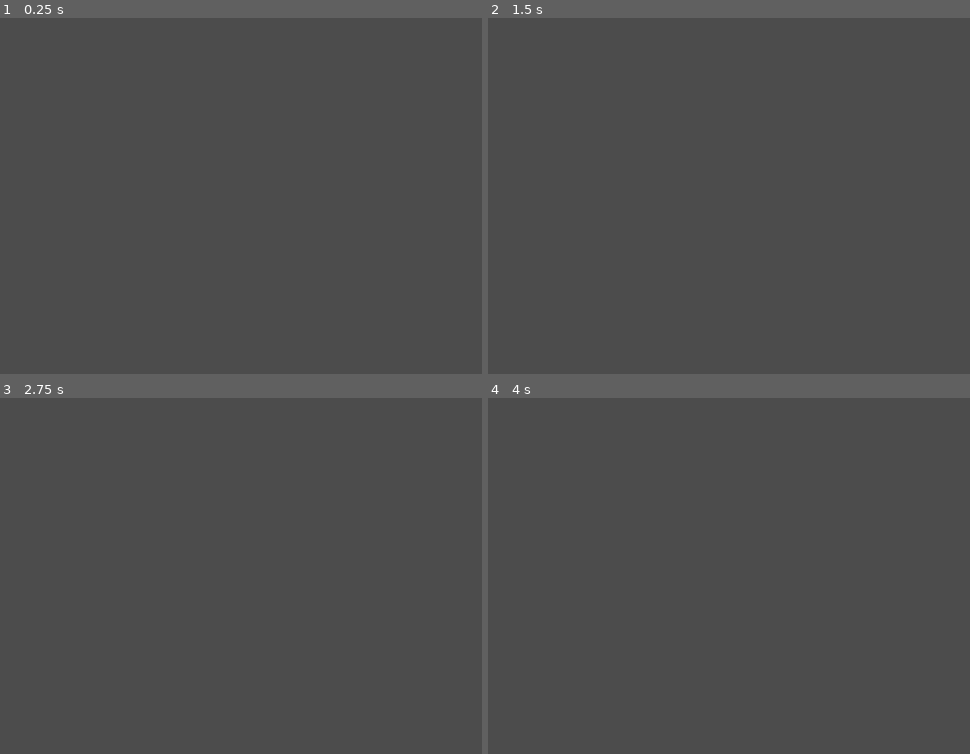
Above: before the commit, frames 1-4 (two rows, left to right).
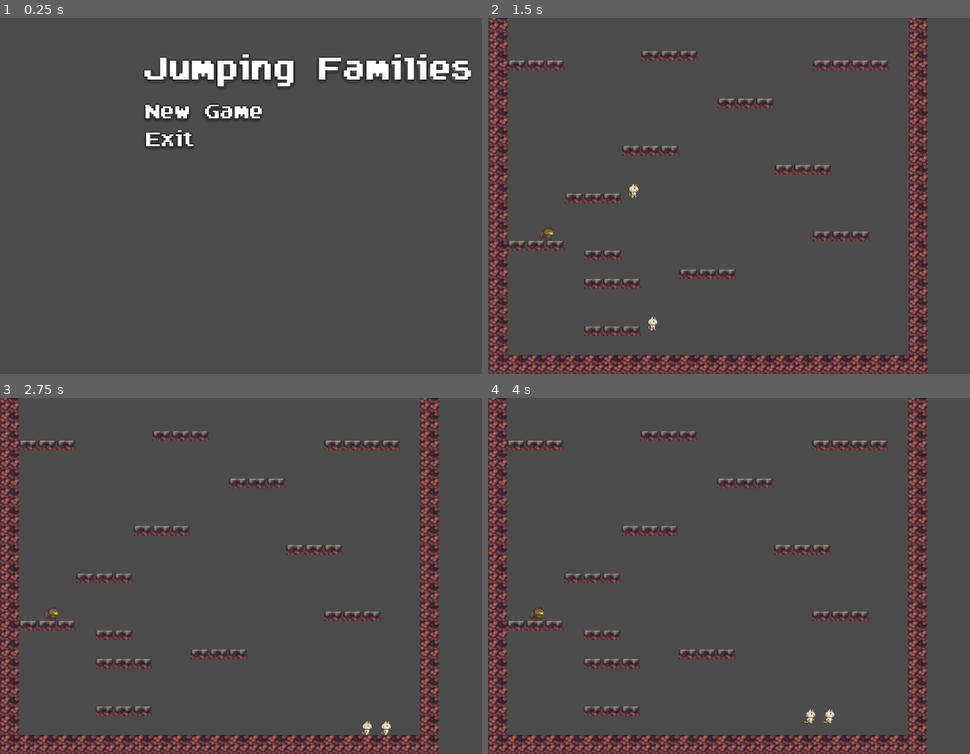
Above: after the commit, the same moments.

Repository: kachen10/jumping_families
Game: Godot game, scene res://src/title_screen/MainMenu.tscn
Same seed, same stepped clock (60 frames per second), same inputs: the game is played once before the commit and once after it. This scene is started directly instead of the project's main scene.
Inputs (mouse positions are in pixels of both pictures, inside the frame that each line leads up to):
- Up to frame 1 (0.25 s): no input
- Up to frame 2 (1.5 s): click (796, 114) at 0.52 s; hold D (move_right) from 1.28 s (still down)
- Up to frame 3 (2.75 s): keep holding D (move_right); tap W (jump) at 1.52, 2.27 s
- Up to frame 4 (4 s): release D (move_right) at 2.78 s; hold A (move_left) 2.78-3.53 s; hold D (move_right) from 3.53 s (still down); tap W (jump) at 3.77 s

The runs differ from the first frame. In frame 1, 4.1% of the frame differs, in the area x 29-98%, y 10-37%; in frame 2, 15%, in the area x 0-92%, y 0-100%; in frame 3, 15%; in frame 4, 15%.

Commit message:
Uncomment line to move camera upwards

Diff:
--- a/jumping_families/src/Actors/Empty.gd
+++ b/jumping_families/src/Actors/Empty.gd
@@ -3,5 +3,5 @@
 var current_position = Vector2(0, 1600)
 
 func _physics_process(delta: float) -> void:
-#	current_position.y -= 0.5
+	current_position.y -= 0.5
 	set_position(current_position)
--- a/jumping_families/src/title_screen/MainMenu.tscn
+++ b/jumping_families/src/title_screen/MainMenu.tscn
@@ -20,10 +20,10 @@
 anchor_top = 0.5
 anchor_right = 0.5
 anchor_bottom = 0.5
-margin_left = -296.0
-margin_top = -552.0
-margin_right = 293.0
-margin_bottom = 782.0
+margin_left = -288.0
+margin_top = -244.0
+margin_right = 301.0
+margin_bottom = 1090.0
 __meta__ = {
 "_edit_use_anchors_": false
 }
